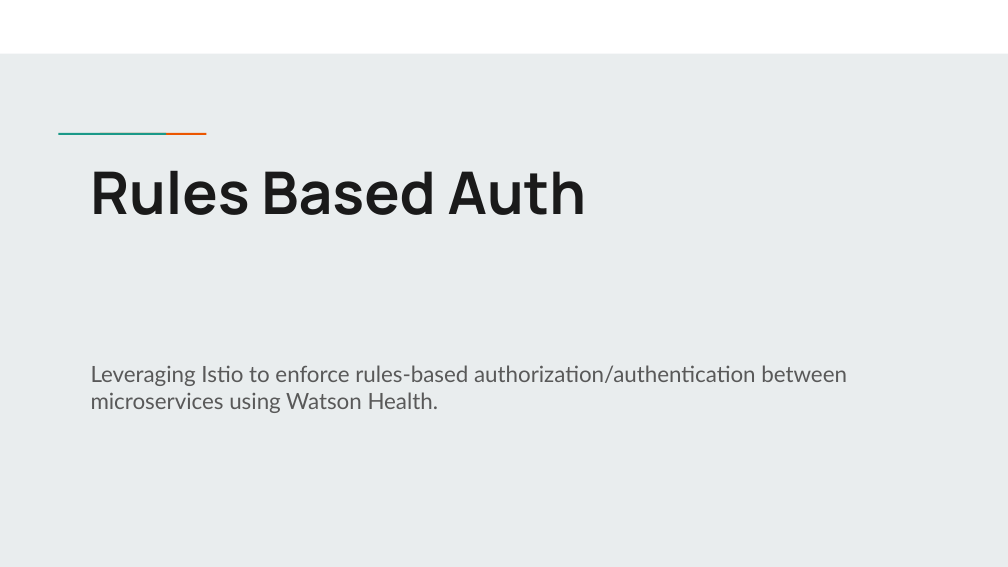
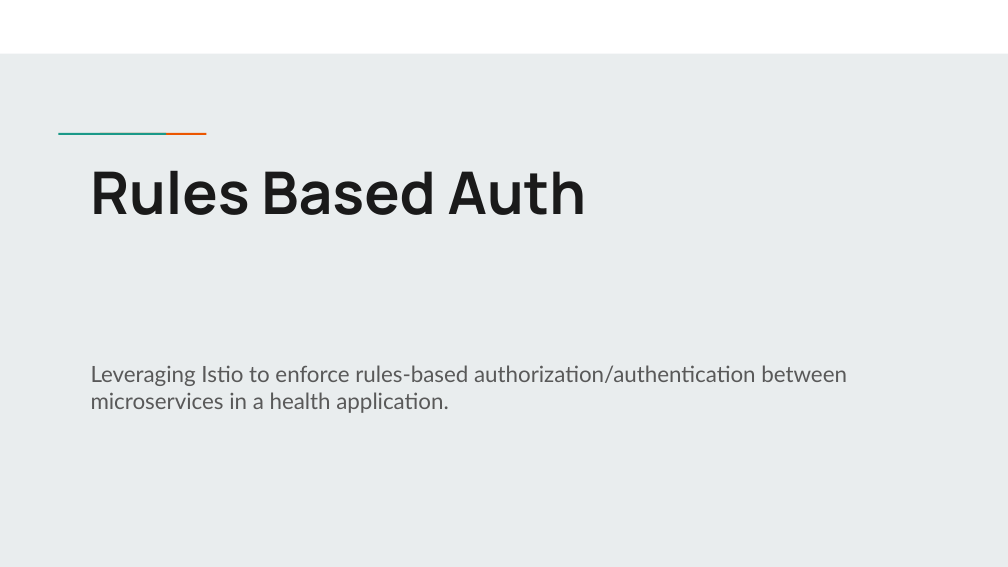
Before and after one commit to jor2/Rules-based-auth, a slide deck: slide 1 of assets/docs/Rules-Based-Auth-Slides.pptx. Drawn at 1008x567 pixels with LibreOffice and Linux fonts; fonts in the diff are those of the drawing. Boxes give left, top, right and bottom in pixels: in the first picture for what was removed or moved away, otherwise in the second. Text is boxed around its words. In the diff, an @@ line names an element or a change of style, - is before the commit and + after.

```diff
--- a/assets/docs/Rules-Based-Auth-Slides.pptx
+++ b/assets/docs/Rules-Based-Auth-Slides.pptx
@@ subtitle at [91, 365, 847, 413]: text changed @@
-Leveraging Istio to enforce rules-based authorization/authentication between microservices using Watson Health.
+Leveraging Istio to enforce rules-based authorization/authentication between microservices in a health application.
```
Also in this commit, not shown: 1 other file.
